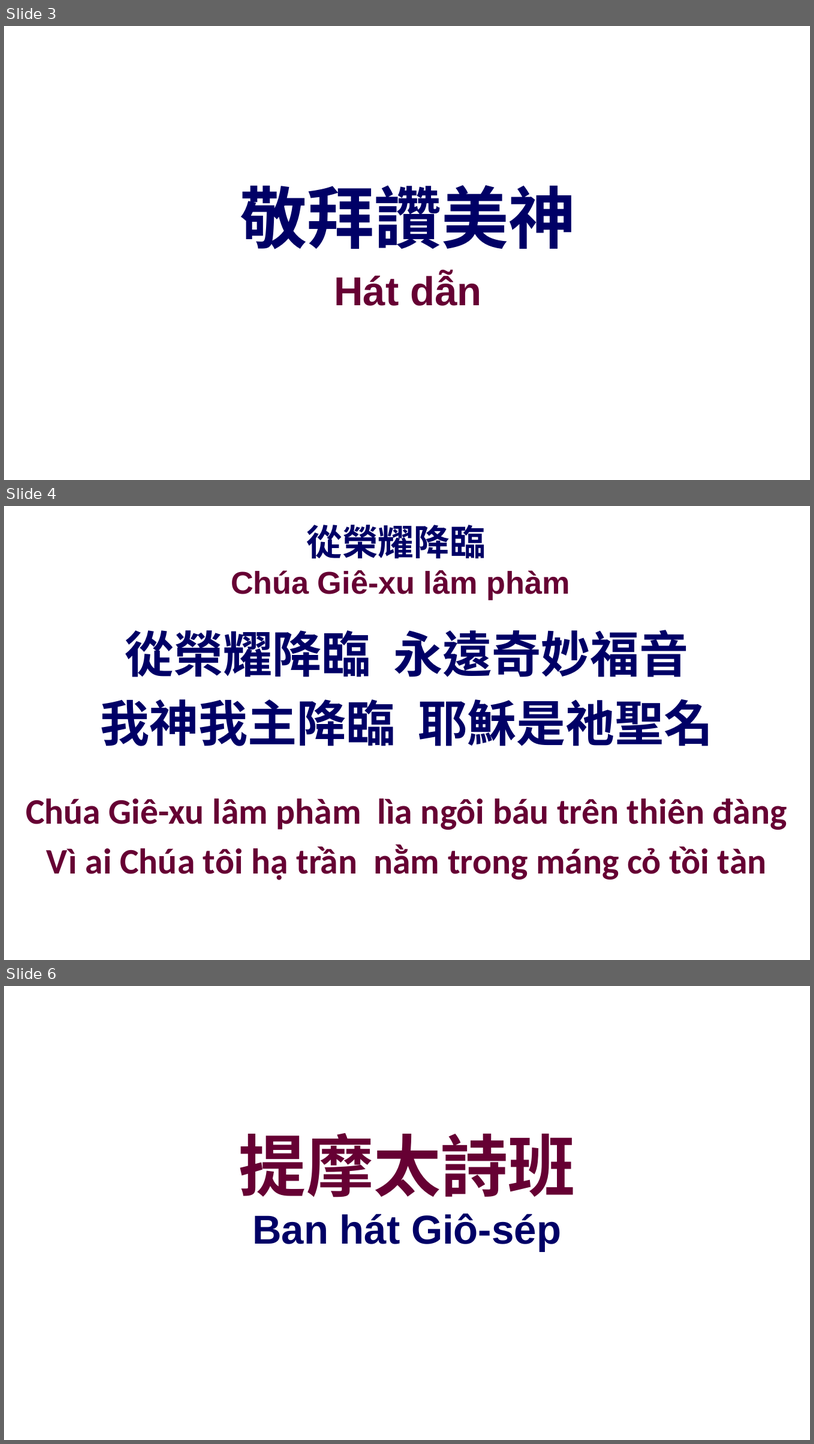
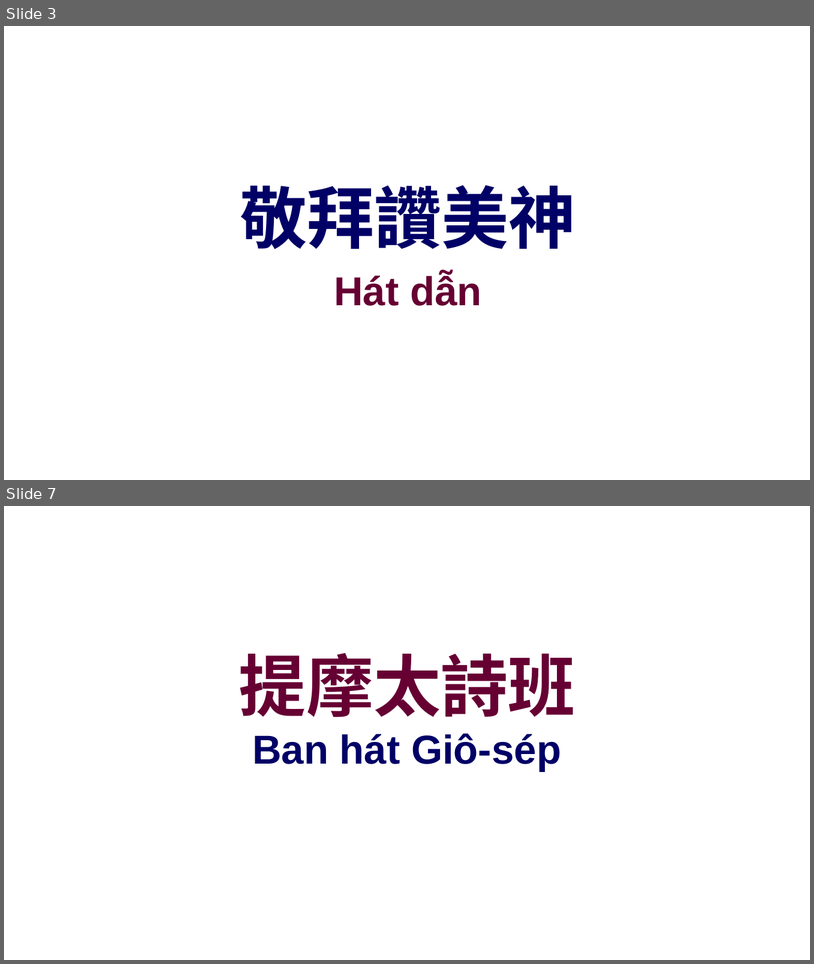
Before and after one commit to batisuoc/other-ppts, a slide deck: 聯合崇拜流程.pptx. Shown one above the other, each under a label of ours: slides 3, 4 and 6 before the commit, slides 3 and 7 after it; the slides between them are not shown. The pictures are 814x1444 and 814x964 pixels, drawn with LibreOffice and Linux fonts; fonts in the diff are those of the drawing; background and template pictures are left out. Boxes give left, top, right and bottom in pixels: in the first picture for what was removed or moved away, otherwise in the second. Text is boxed around its words. In the diff, an @@ line names an element or a change of style, - is before the commit and + after.

```diff
--- a/聯合崇拜流程.pptx
+++ b/聯合崇拜流程.pptx
@@ slide 4 removed at <box>4,506,810,960</box>, background picture (left out) @@
@@ title removed at <box>231,525,570,600</box> @@
-從榮耀降臨
-Chúa Giê-xu lâm phàm
@@ text removed at <box>100,630,714,746</box> @@
-從榮耀降臨 永遠奇妙福音
-我神我主降臨 耶穌是祂聖名
@@ text removed at <box>26,798,788,880</box> @@
-Chúa Giê-xu lâm phàm lìa ngôi báu trên thiên đàng
-Vì ai Chúa tôi hạ trần nằm trong máng cỏ tồi tàn
@@ what was slide 6 is now slide 7 @@
```
Also in this commit, not shown: 14 slides changed, 15 slides added.
